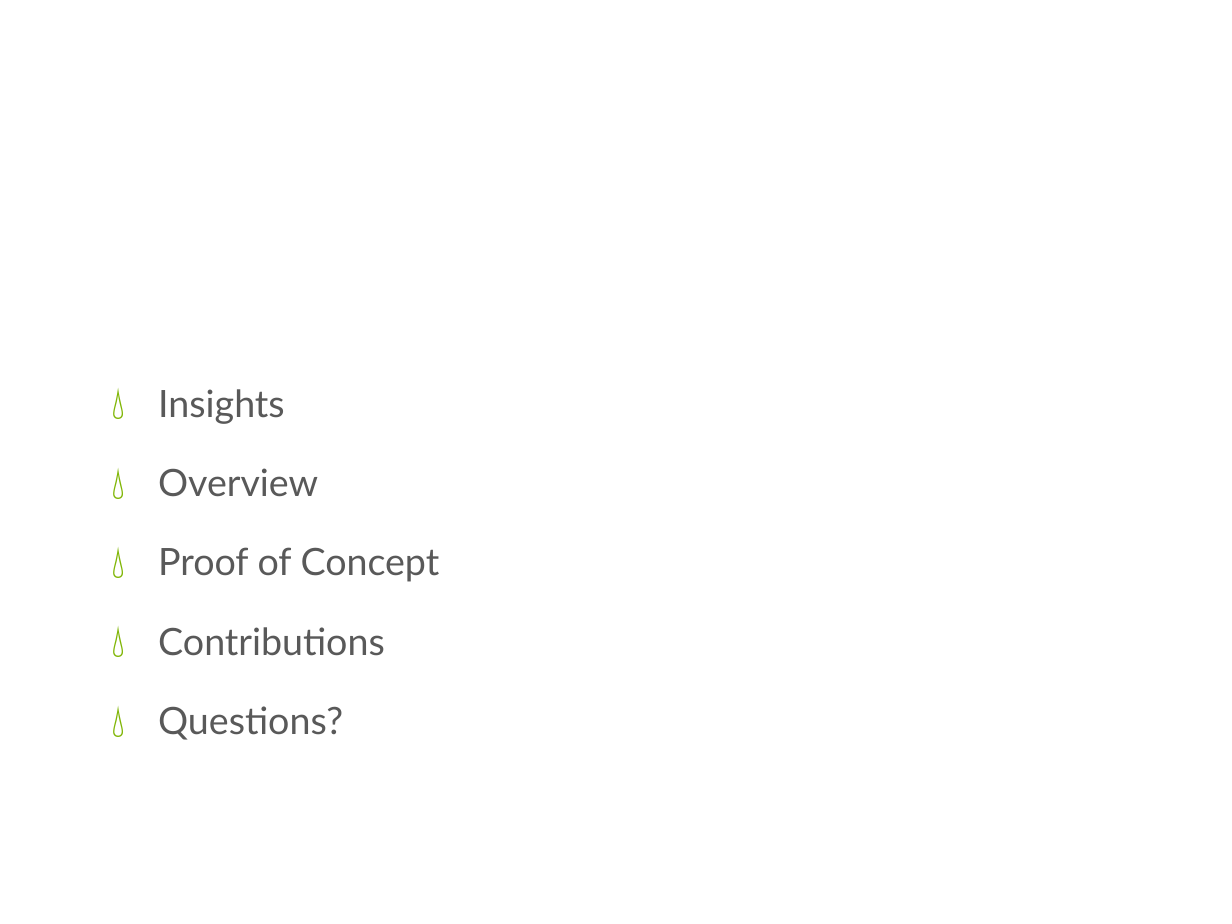
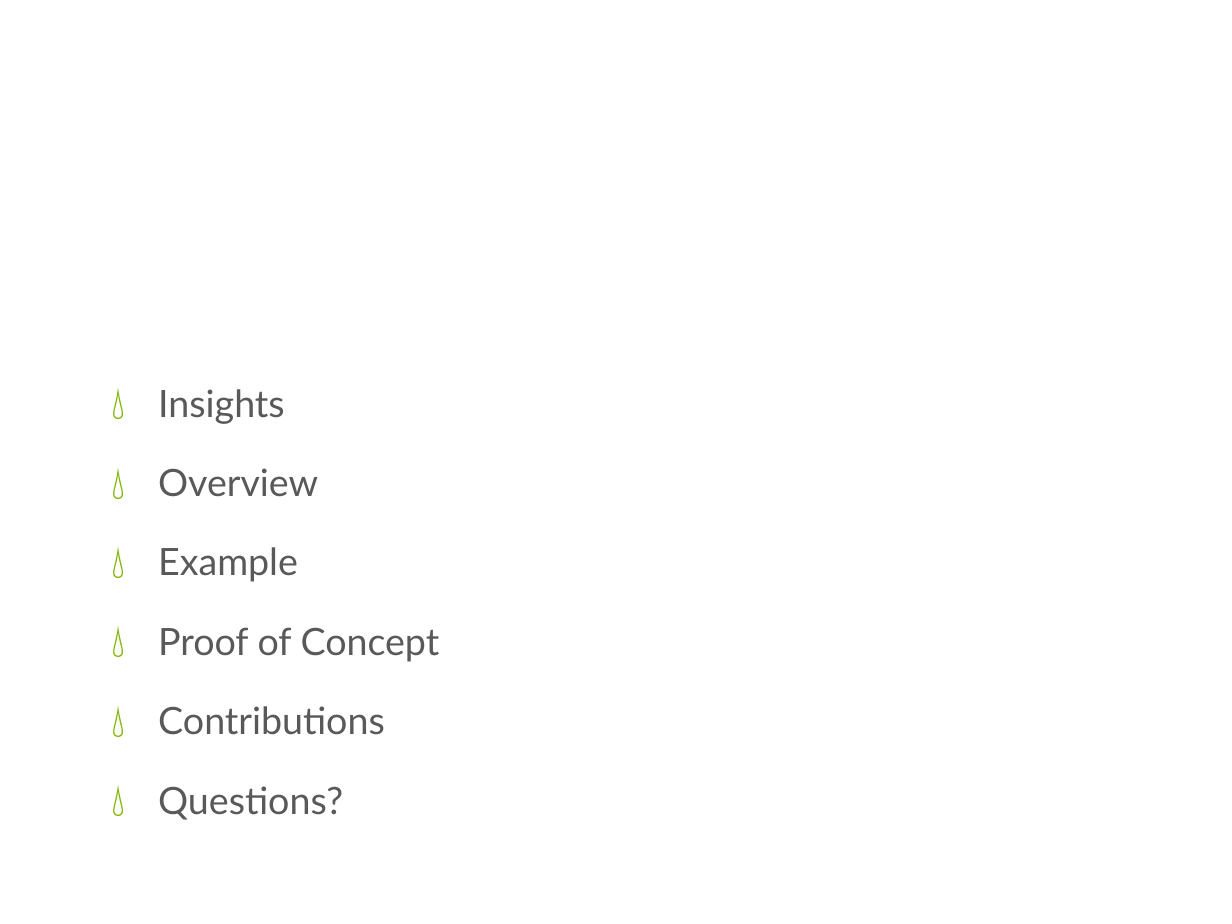
Before and after one commit to xwsxethan/MusicScoring, a slide deck: slide 2 of Documents/Thesis/ThesisDissertation.pptx. Drawn at 1232x924 pixels with LibreOffice and Linux fonts; fonts in the diff are those of the drawing; background and template pictures are left out. Boxes give left, top, right and bottom in pixels: in the first picture for what was removed or moved away, otherwise in the second. Text is boxed around its words. In the diff, an @@ line names an element or a change of style, - is before the commit and + after.

Commit message:
Adding worked out example and DNA picture to the slides.
Related to xwsxethan/MusicScoring#103

```diff
--- a/Documents/Thesis/ThesisDissertation.pptx
+++ b/Documents/Thesis/ThesisDissertation.pptx
@@ text at (158,547,298,582): paragraph added @@
+💧 Example
```
Also in this commit, not shown: 3 other slides changed, 13 slides added, 6 other files.
